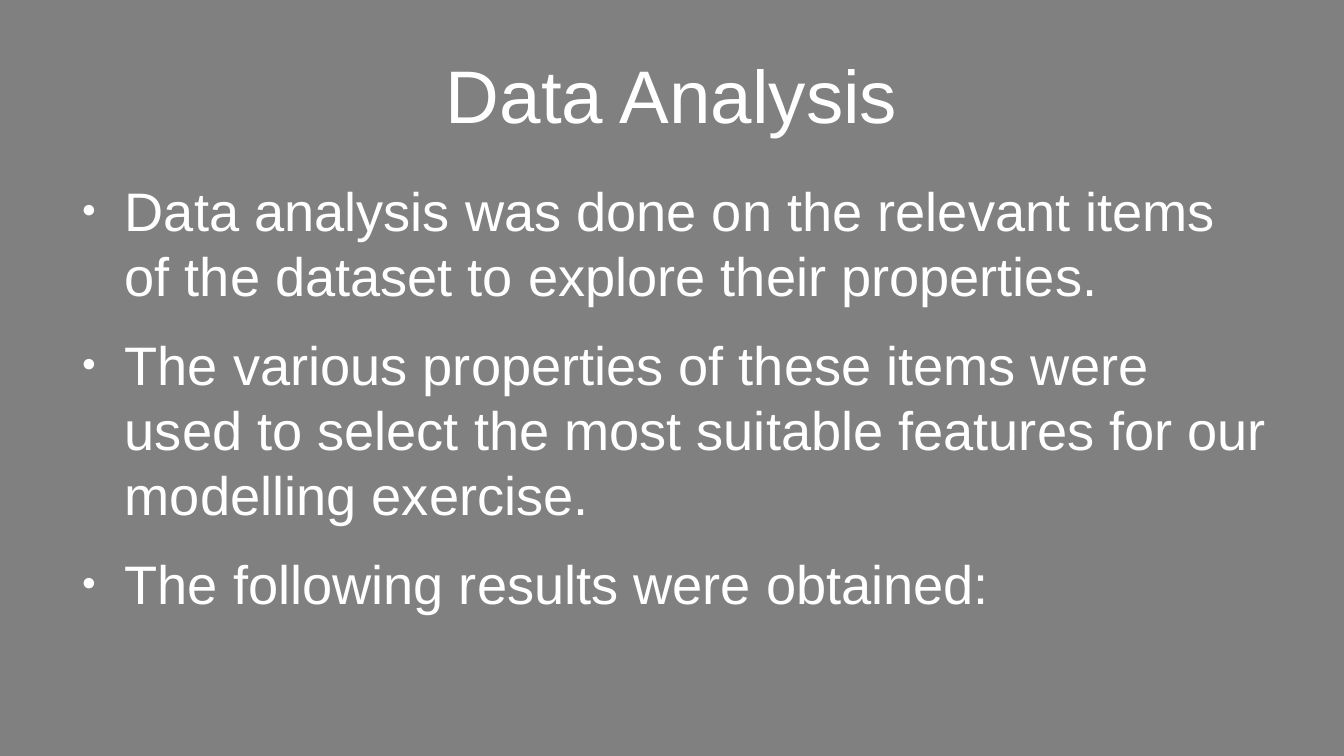
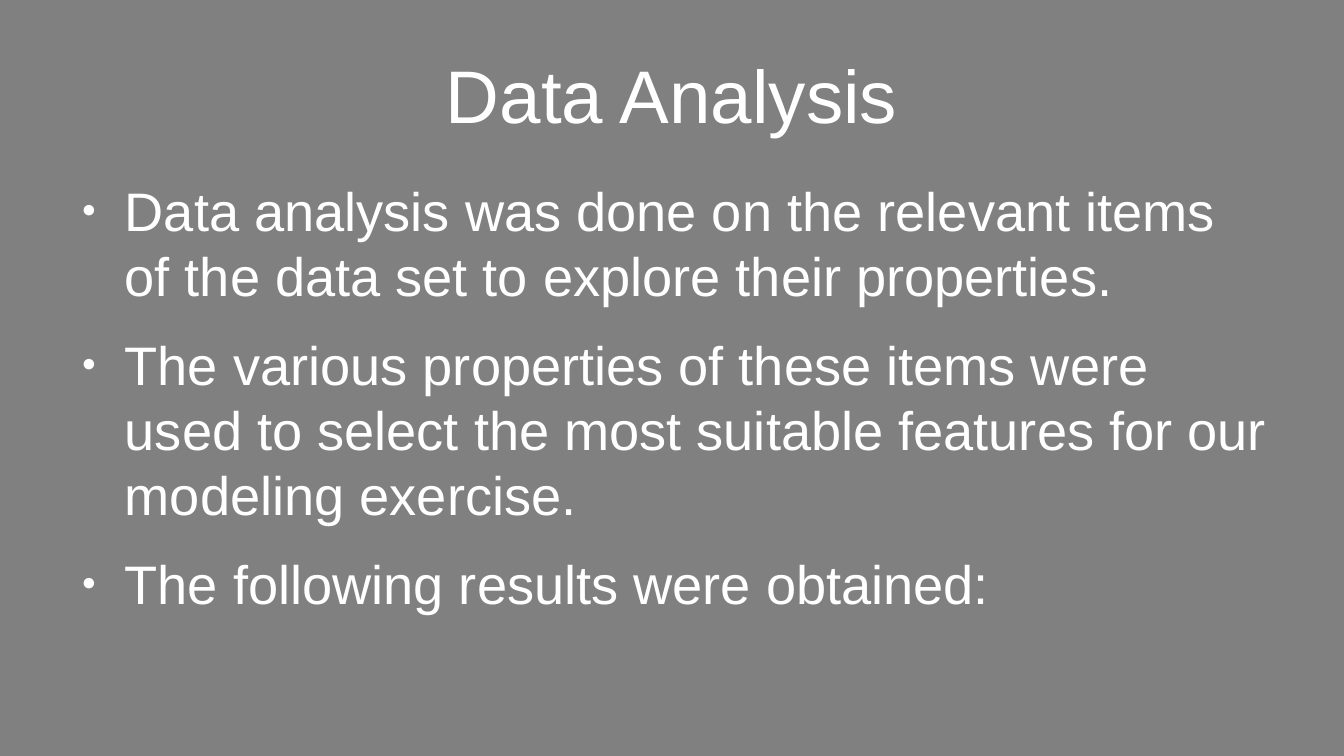
Before and after one commit to kinoti-m-martin/Phase3_Project, a slide deck: slide 5 of Presentation.odp. Drawn at 1344x756 pixels with LibreOffice and Linux fonts; fonts in the diff are those of the drawing. Boxes give left, top, right and bottom in pixels: in the first picture for what was removed or moved away, otherwise in the second. Text is boxed around its words. In the diff, an @@ line names an element or a change of style, - is before the commit and + after.

Commit message:
presentation update

```diff
--- a/Presentation.odp
+++ b/Presentation.odp
@@ text at (x1=125, y1=192, x2=1265, y2=524): text changed @@
-● Data analysis was done on the relevant items of the dataset to explore their properties.
-● The various properties of these items were used to select the most suitable features for our modelling exercise.
+● Data analysis was done on the relevant items of the data set to explore their properties.
+● The various properties of these items were used to select the most suitable features for our modeling exercise.
```
Also in this commit, not shown: 1 other slide changed, 1 slide added.
